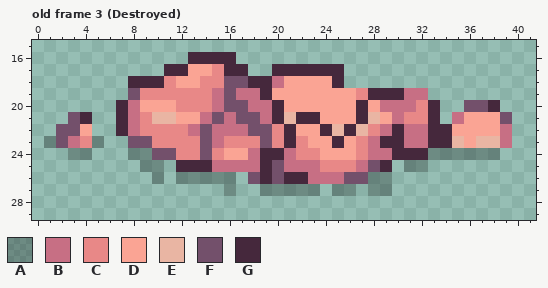
Pixel-art file, stored at game/Slime Mec/Assets/_Art/Sprites/Environment/env_brown_rockD2.aseprite. The first picture shows the starting point.
43x31 pixels, 3 frames. Pixels under 10% opacity are left out. Shown: old frame 3 (Destroyed): x 0..41, y 15..29. The commit also changed other frames, which this record leaves out.
Palette (. is transparent): A #00000045  B #c76f84  C #e88887  D #faa494  E #e9b5a3  F #73506b  G #45283c
Pixels before, old frame 3 (Destroyed), first column x 1:
16 ............GGGG.......................
17 ..........GGDDCGG..GGGGGG..............
18 .......GGGCDDCCFFGGBDDDDG..............
19 .......FCCCCCCBFBBGDDDDDDDCGGGBB.......
20 ......GBDDDCCCBFFBBGDDDDDDGDBBBCG..FFG.
21 ..FG..GBCEEDDBFBFFBGEGGDDDGEDBCCG.BDDDF
22 .FFD..GBCCCCBFBBBFFCGDDGEGECBGBBGGDDDDB
23 AFBCA..FFCCCCFBCCCFCGCDDGDCBGGBBGGEDEEB
24 ..AA...AAFFCCFCDDBGGBCCDDDCBBGGGAAAAAA.
25 ........AA.GGGBBBBGFBBBCCCBFG.AA.......
26 .........A.AAAAA.FGFGGBBBFFAA..........
27 ...............A..AAAAA.AA.AA..........
The same view after the edit:
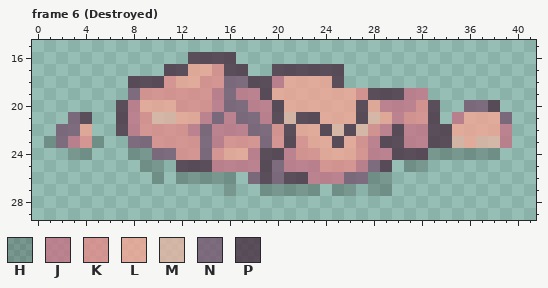
Colours new in this view: H #00000034  J #c76f84bf  K #e88887bf  L #faa494bf  M #e9b5a3bf  N #73506bbf  P #45283cbf
A new or re-ordered frame is compared with the old frame closest to it.
Changes in this commit:
frames 3 -> 10
Changed rows in their new state; - is an unchanged pixel.
Frame 6 (Destroyed) is new; against old frame 3 (Destroyed):
first column x 1:
16 ------------PPPP-----------------------
17 ----------PPLLKPP--PPPPPP--------------
18 -------PPPKLLKKNNPPJLLLLP--------------
19 -------NKKKKKKJNJJPLLLLLLLKPPPJJ-------
20 ------PJLLLKKKJNNJJPLLLLLLPLJJJKP--NNP-
21 --NP--PJKMMLLJNJNNJPMPPLLLPMLJKKP-JLLLN
22 -NNL--PJKKKKJNJJJNNKPLLPMPMKJPJJPPLLLLJ
23 HNJKH--NNKKKKNJKKKNKPKLLPLKJPPJJPPMLMMJ
24 --HH---HHNNKKNKLLJPPJKKLLLKJJPPPHHHHHH-
25 --------HH-PPPJJJJPNJJJKKKJNP-HH-------
26 ---------H-HHHHH-NPNPPJJJNNHH----------
27 ---------------H--HHHHH-HH-HH----------
Changed places in both pictures, as pixel boxes (x1, y1, x2, y2):
changed: (44, 52, 512, 196)
